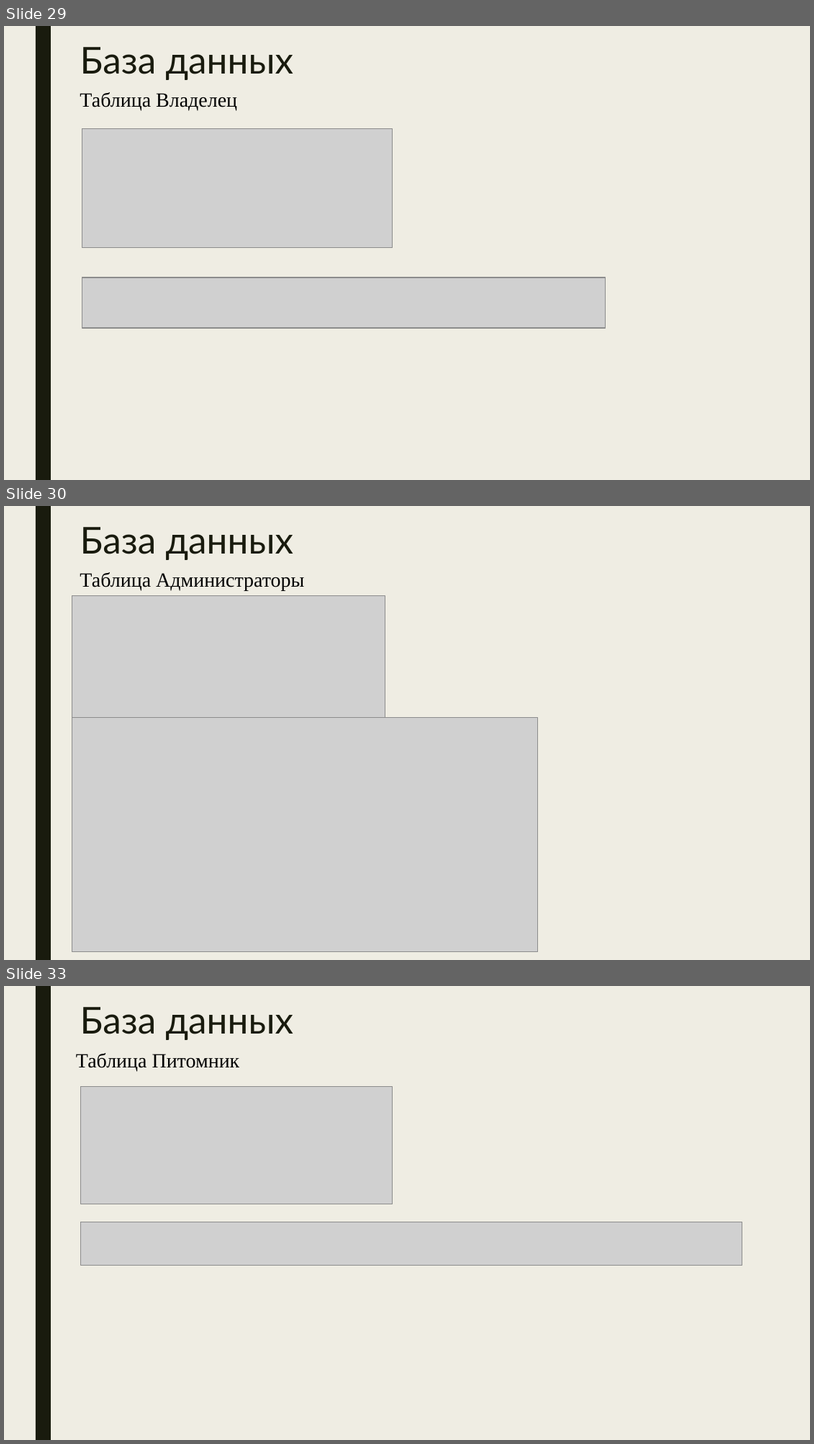
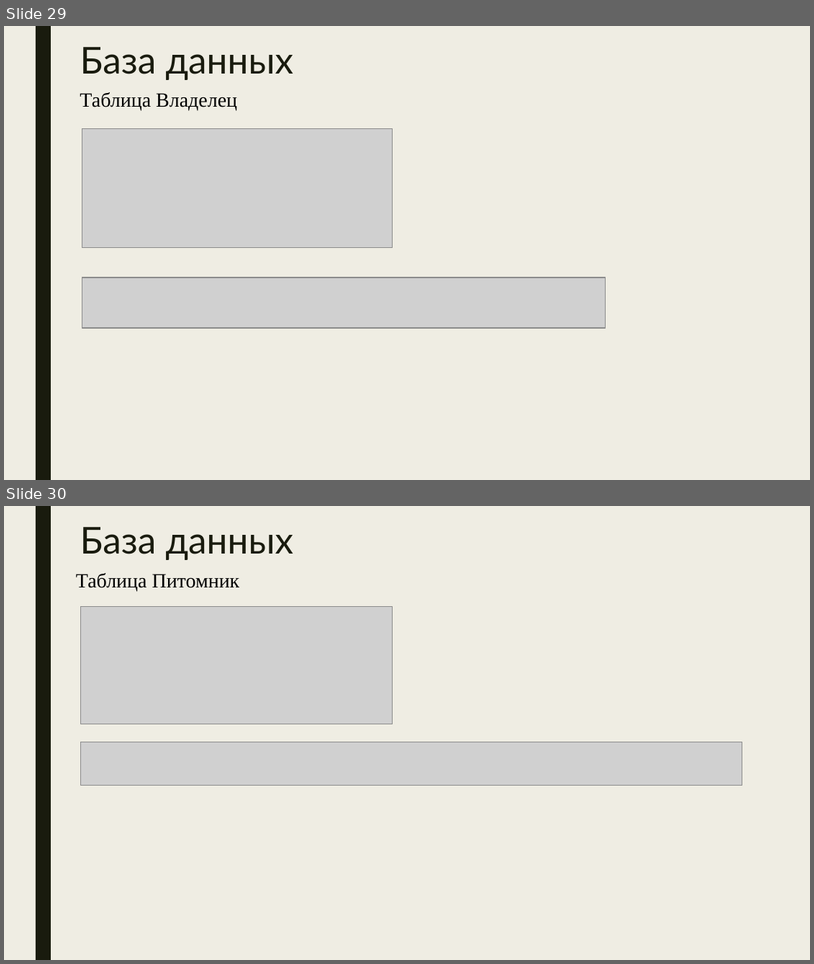
Before and after one commit to zaasfelde/itog_rabota_shchepilov, a slide deck: Презентация.pptx. Shown one above the other, each under a label of ours: slides 29, 30 and 33 before the commit, slides 29 and 30 after it; the slides between them are not shown. The pictures are 814x1444 and 814x964 pixels, drawn with LibreOffice and Linux fonts; fonts in the diff are those of the drawing; grey boxes stand for pictures. Boxes give left, top, right and bottom in pixels: in the first picture for what was removed or moved away, otherwise in the second. Text is boxed around its words. In the diff, an @@ line names an element or a change of style, - is before the commit and + after.

```diff
--- a/Презентация.pptx
+++ b/Презентация.pptx
@@ slide 30 removed at (4, 506, 810, 960), background #EFEDE3; not listed: 1 template element that a slide beside it also shows @@
@@ title removed at (80, 527, 294, 560) @@
-База данных
@@ text removed at (80, 572, 304, 591) @@
-Таблица Администраторы
@@ picture removed at (72, 595, 386, 717) @@
@@ picture removed at (72, 717, 538, 951) @@
@@ what was slide 33 is now slide 30 @@
```
Also in this commit, not shown: 12 slides changed, 2 other slides removed.
